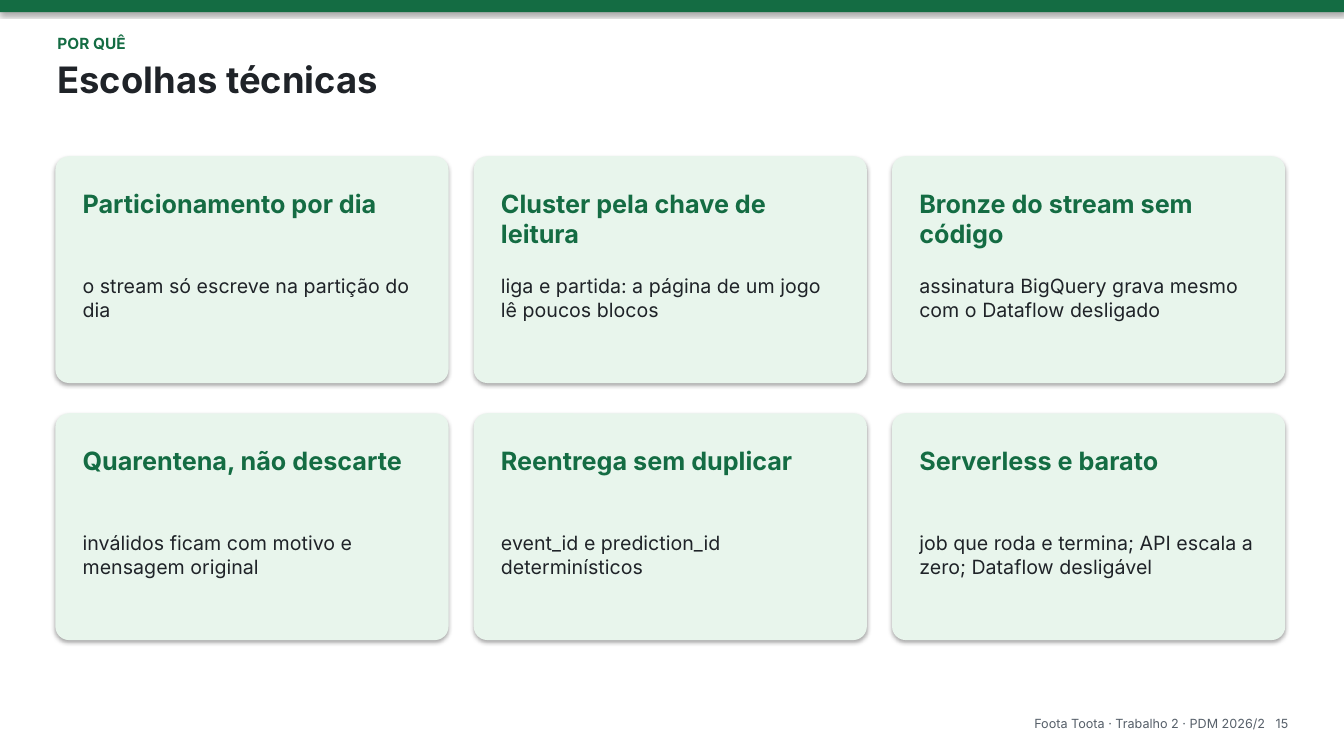
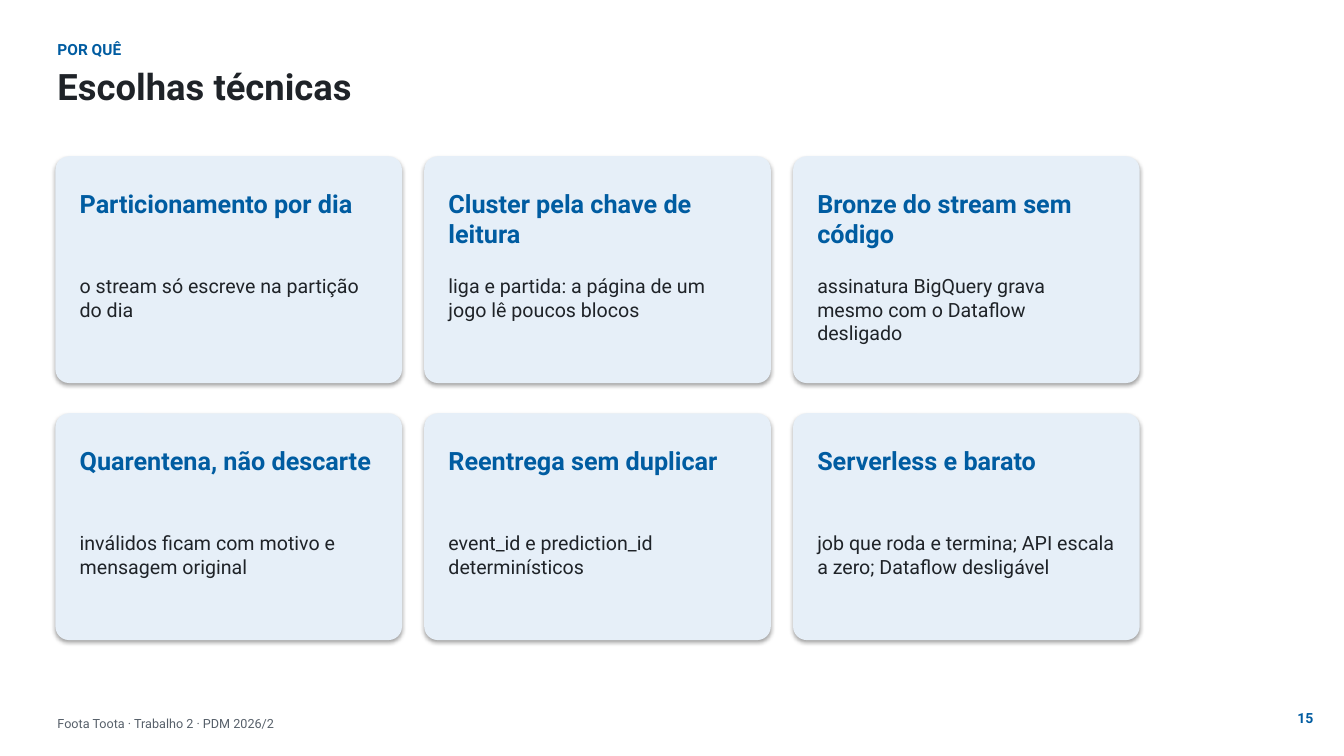
Before and after one commit to phael-exe/foota-toota, a slide deck: slide 15 of docs/apresentacao/trabalho2.pptx. Drawn at 1344x756 pixels with LibreOffice and Linux fonts; fonts in the diff are those of the drawing; background and template pictures are left out. Boxes give left, top, right and bottom in pixels: in the first picture for what was removed or moved away, otherwise in the second. Text is boxed around its words. In the diff, an @@ line names an element or a change of style, - is before the commit and + after.

```diff
--- a/docs/apresentacao/trabalho2.pptx
+++ b/docs/apresentacao/trabalho2.pptx
@@ rectangle removed at box(0, 0, 1344, 12) @@
@@ font Inter to Roboto, text colour #146C43 to #005CA1 in 7 elements at box(80, 194, 352, 218), box(80, 451, 371, 475), box(448, 194, 692, 244), box(448, 451, 718, 476), box(817, 194, 1071, 249), box(817, 451, 1036, 471), box(57, 42, 121, 57) @@
@@ font Inter to Roboto in 7 elements at box(80, 278, 359, 317), box(80, 535, 335, 578), box(448, 278, 705, 321), box(448, 535, 653, 574), box(817, 279, 1045, 344), box(817, 535, 1114, 578), box(57, 72, 352, 101) @@
@@ text "Escolhas técnicas": place and size @@
-text "Escolhas técnicas" at box(57, 65, 378, 94)
+text "Escolhas técnicas" at box(57, 72, 352, 101)
@@ rounded rectangle: place and size @@
-rounded rectangle at box(55, 156, 449, 383)
+rounded rectangle at box(55, 156, 402, 383)
@@ rounded rectangle: place and size @@
-rounded rectangle at box(474, 156, 867, 383)
+rounded rectangle at box(424, 156, 771, 383)
@@ rounded rectangle: place and size @@
-rounded rectangle at box(892, 156, 1286, 383)
+rounded rectangle at box(793, 156, 1140, 383)
@@ text "Cluster pela chave de leitura": place and size @@
-text "Cluster pela chave de leitura" at box(501, 194, 766, 244)
+text "Cluster pela chave de leitura" at box(448, 194, 692, 244)
@@ text "Bronze do stream sem código": place and size @@
-text "Bronze do stream sem código" at box(919, 194, 1193, 249)
+text "Bronze do stream sem código" at box(817, 194, 1071, 249)
@@ text "liga e partida: a página ...": place and size @@
-text "liga e partida: a página ..." at box(501, 278, 820, 321)
+text "liga e partida: a página ..." at box(448, 278, 705, 321)
@@ text "assinatura BigQuery grava mesmo com ...": place and size @@
-text "assinatura BigQuery grava mesmo com ..." at box(919, 278, 1238, 321)
+text "assinatura BigQuery grava mesmo com ..." at box(817, 279, 1045, 344)
@@ rounded rectangle: place and size @@
-rounded rectangle at box(55, 413, 449, 640)
+rounded rectangle at box(55, 413, 402, 640)
@@ rounded rectangle: place and size @@
-rounded rectangle at box(474, 413, 867, 640)
+rounded rectangle at box(424, 413, 771, 640)
@@ fill #E8F5EC to #E6EFF8 in 6 elements at box(55, 156, 402, 383), box(55, 413, 402, 640), box(424, 413, 771, 640), box(424, 156, 771, 383), box(793, 156, 1140, 383), box(793, 413, 1140, 640) @@
@@ rounded rectangle: place and size @@
-rounded rectangle at box(892, 413, 1286, 640)
+rounded rectangle at box(793, 413, 1140, 640)
@@ text "Reentrega sem duplicar": place and size @@
-text "Reentrega sem duplicar" at box(501, 450, 792, 475)
+text "Reentrega sem duplicar" at box(448, 451, 718, 476)
@@ text "Serverless e barato": place and size @@
-text "Serverless e barato" at box(919, 451, 1159, 471)
+text "Serverless e barato" at box(817, 451, 1036, 471)
@@ text "event_id e prediction_id determinísticos": place and size @@
-text "event_id e prediction_id determinísticos" at box(501, 535, 720, 575)
+text "event_id e prediction_id determinísticos" at box(448, 535, 653, 574)
@@ text "job que roda e termina; ...": place and size @@
-text "job que roda e termina; ..." at box(919, 535, 1253, 579)
+text "job que roda e termina; ..." at box(817, 535, 1114, 578)
@@ text at box(57, 718, 274, 729): text changed; font Inter to Roboto @@
-Foota Toota · Trabalho 2 · PDM 2026/2 15
+Foota Toota · Trabalho 2 · PDM 2026/2
@@ text added at box(1297, 713, 1313, 723), 10 pt, text #005CA1, bold @@
+15
```
Also in this commit, not shown: 16 other slides changed, 1 slide added, 4 other files.
